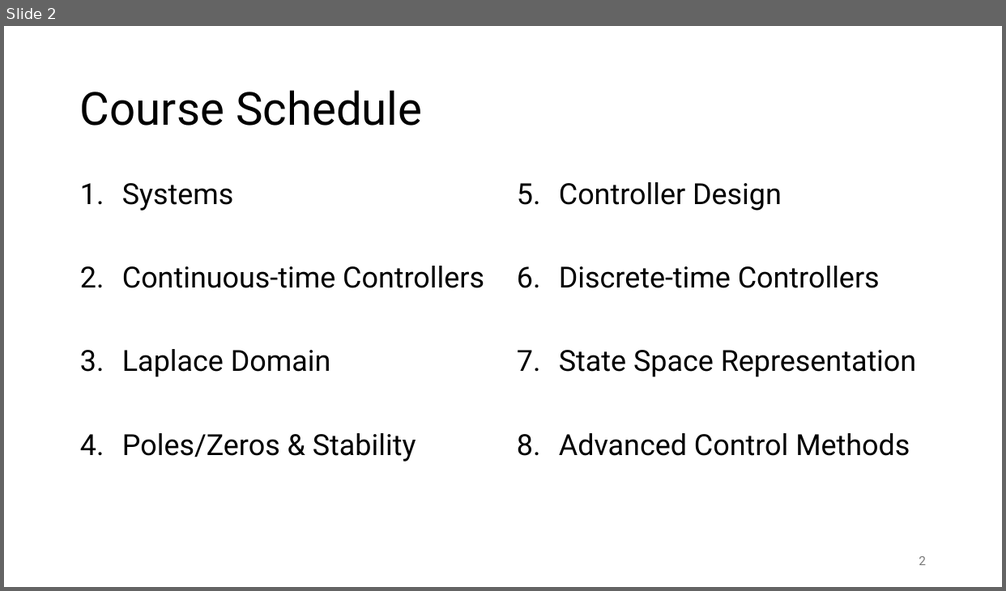
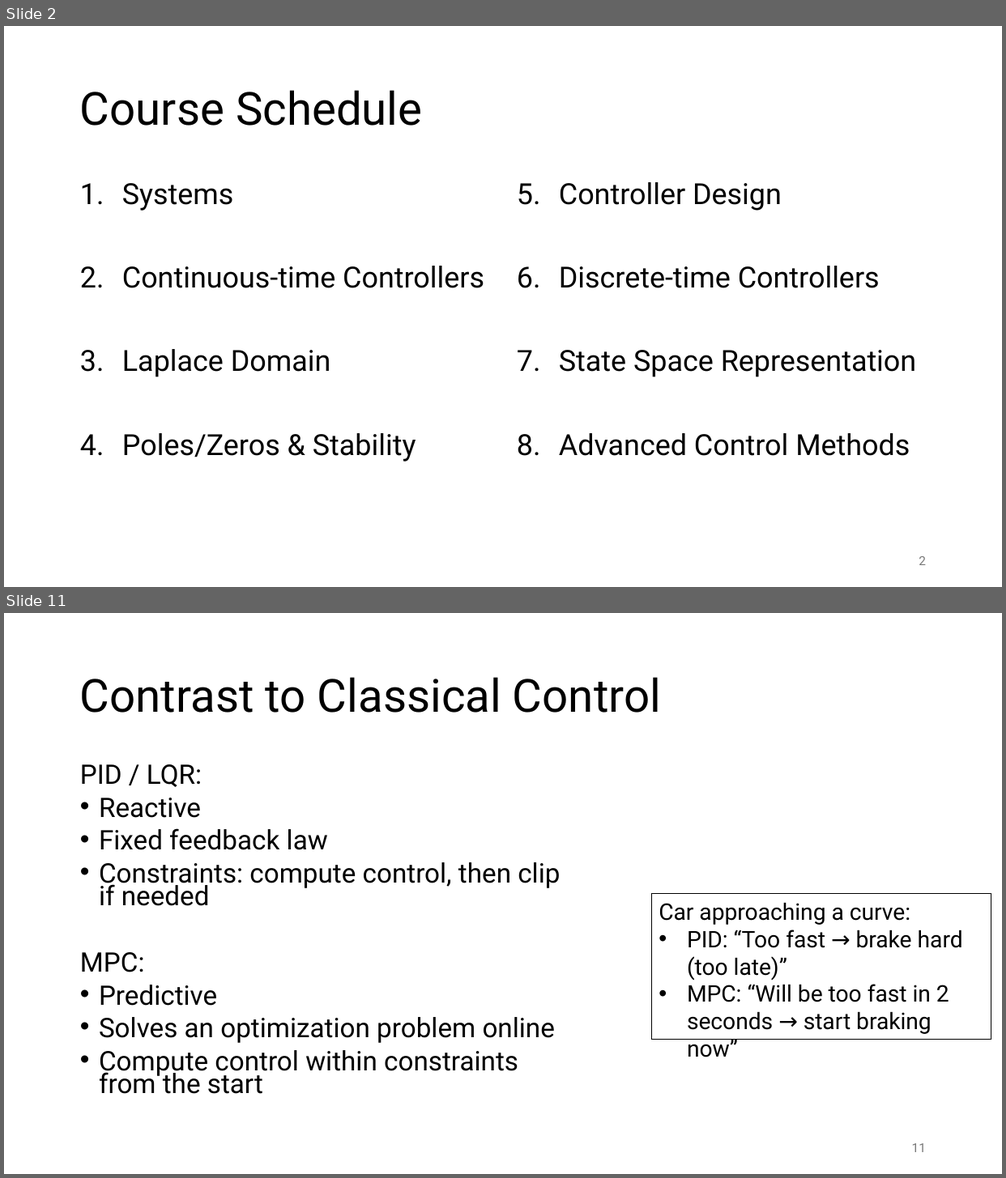
Before and after one commit to FelixWick/control_engineering, a slide deck: slides/8_advanced_control.pptx. Shown one above the other, each under a label of ours: slide 2 before the commit, slides 2 and 11 after it; the slides between them are not shown. The pictures are 1006x591 and 1006x1178 pixels, drawn with LibreOffice and Linux fonts; fonts in the diff are those of the drawing. Boxes give left, top, right and bottom in pixels: in the first picture for what was removed or moved away, otherwise in the second. Text is boxed around its words. In the diff, an @@ line names an element or a change of style, - is before the commit and + after.

Commit message:
advanced control

```diff
--- a/slides/8_advanced_control.pptx
+++ b/slides/8_advanced_control.pptx
@@ slide 11 added at (4, 613, 1002, 1174), background #FFFFFF @@
@@ title added at (80, 677, 661, 713), 44 pt, text #000000 @@
+Contrast to Classical Control
@@ text added at (80, 764, 560, 1094), 25.9 pt, text #000000 @@
+PID / LQR:
+• Reactive
+• Fixed feedback law
+• Constraints: compute control, then clip if needed
+MPC:
+• Predictive
+• Solves an optimization problem online
+• Compute control within constraints from the start
@@ rectangle added at (651, 894, 991, 1040), outline #000000 0.75 pt, 22 pt, text #000000 @@
+Car approaching a curve:
+• PID: “Too fast → brake hard (too late)”
+• MPC: “Will be too fast in 2 seconds → start braking now”
@@ page number added at (912, 1144, 926, 1152), 12 pt, text #797979 @@
+11
```
Also in this commit, not shown: 3 slides changed, 11 other slides added, 3 slides removed, 3 other files.
